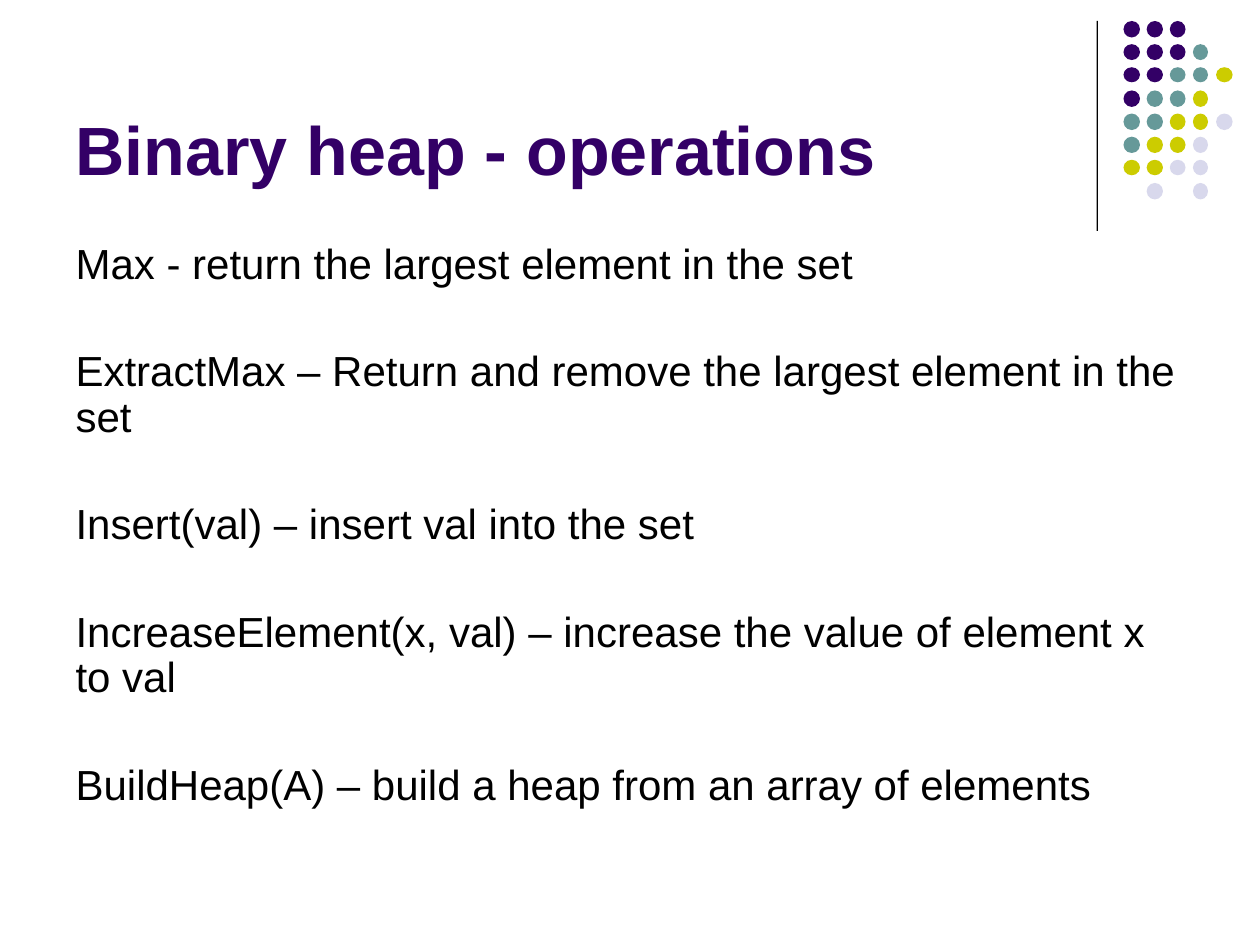
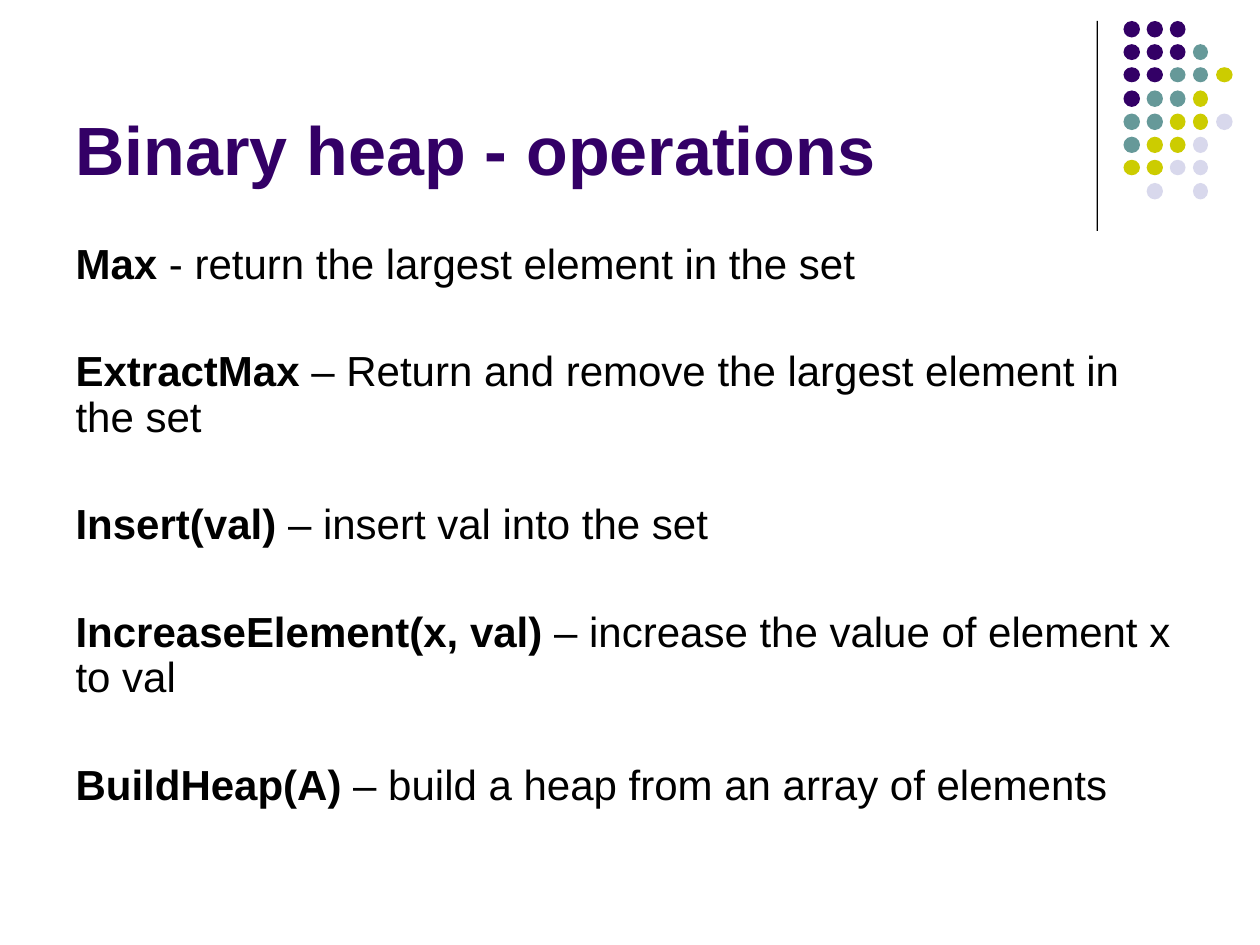
Before and after one commit to Collins-kariuk/Algorithms, a slide deck: slide 22 of Lectures/Lecture 09_Mergeable Heaps.pptx. Drawn at 1260x945 pixels with LibreOffice and Linux fonts; fonts in the diff are those of the drawing. Boxes give left, top, right and bottom in pixels: in the first picture for what was removed or moved away, otherwise in the second. Text is boxed around its words. In the diff, an @@ line names an element or a change of style, - is before the commit and + after.

```diff
--- a/Lectures/Lecture 09_Mergeable Heaps.pptx
+++ b/Lectures/Lecture 09_Mergeable Heaps.pptx
@@ text "Max - return the largest ..." at (76,248,1170,808): bold on in "Max", "ExtractMax", "Insert(val)", "IncreaseElement(x, val)" and 1 more places @@
```
Also in this commit, not shown: 7 other slides changed.
